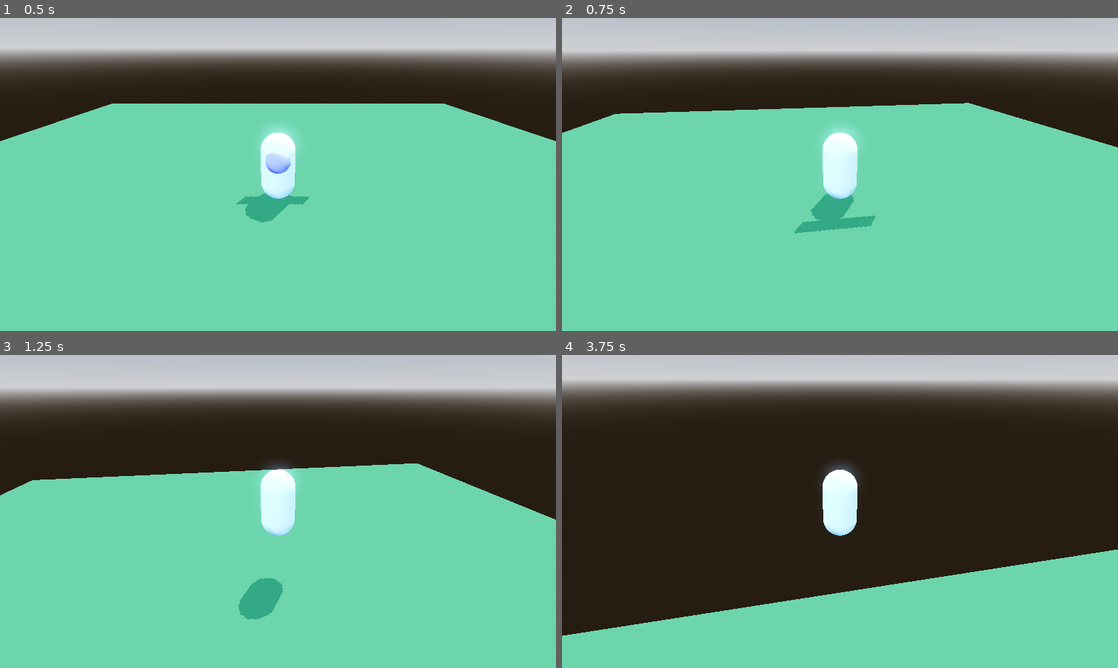
Above: before the commit, frames 1-4 (two rows, left to right).
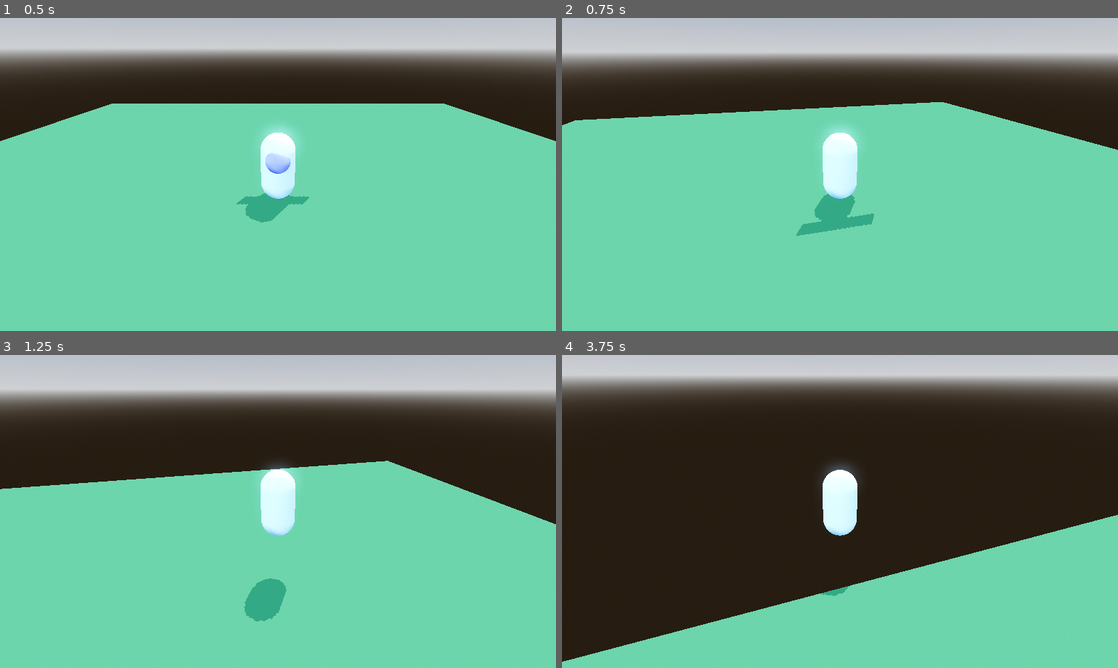
Above: after the commit, the same moments.

Repository: kyle-hessel/godot-narrative-prototype
Game: Godot game, scene res://scenes/main.tscn
Same seed, same stepped clock (60 frames per second), same inputs: the game is played once before the commit and once after it.
Inputs (mouse positions are in pixels of both pictures, inside the frame that each line leads up to):
- Up to frame 1 (0.5 s): no input
- Up to frame 2 (0.75 s): tap Enter at 0.5 s; move the mouse to (867, 174) at 0.52 s; hold W (forward) from 0.53 s (still down); hold 1 (combat_action1) from 0.53 s (still down)
- Up to frame 3 (1.25 s): keep holding W (forward); keep holding 1 (combat_action1); tap Space (jump) at 0.77 s
- Up to frame 4 (3.75 s): keep holding W (forward); move the mouse to (812, 511) at 1.27 s; release 1 (combat_action1) at 1.28 s; tap 2 (combat_action2) at 1.35 s; tap Space (jump) at 1.52, 3.02 s; move the mouse to (851, 505) at 2.02 s; hold 3 (combat_action3) 2.03-2.78 s; move the mouse to (834, 517) at 2.77 s; tap 4 (combat_action4) at 2.85 s; move the mouse to (878, 514) at 3.52 s; tap R (day_increment_test) at 3.6 s

Frame 1 is identical in both runs. In frame 2, 1.1% of the frame differs, in the area x 0-100%, y 26-70%; in frame 3, 1.5%; in frame 4, 9.2%, in the area x 0-100%, y 7-98%.

Commit message:
Adjusted the DaysGrid to center align and distribute better inside of the CalendarContainer. I also switched the default resolution to 1920x1080, as this will be the most common target (at least on PC) and so the UI elements should scale with the Project Settings stretch scale setting (currently at 1.0) relative to this resolution going forward.

Diff:
--- a/assets/UI/calendar_theme.tres
+++ b/assets/UI/calendar_theme.tres
@@ -2,4 +2,5 @@
 
 [resource]
 HeaderLarge/font_sizes/font_size = 48
-HeaderMedium/font_sizes/font_size = 36
+HeaderMedium/font_sizes/font_size = 64
+HeaderSmall/font_sizes/font_size = 20
--- a/project.godot
+++ b/project.godot
@@ -22,9 +22,15 @@
 
 [display]
 
+window/size/viewport_width=1920
+window/size/viewport_height=1080
 window/size/resizable=false
 window/stretch/mode="canvas_items"
 window/stretch/aspect="keep_height"
+
+[editor_plugins]
+
+enabled=PackedStringArray("res://addons/clean_top_bar/plugin.cfg", "res://addons/horizontal_file_system/plugin.cfg")
 
 [input]
 
--- a/scenes/UI/calendar_ui.tscn
+++ b/scenes/UI/calendar_ui.tscn
@@ -13,10 +13,10 @@
 grow_horizontal = 2
 grow_vertical = 2
 theme = ExtResource("1_r46mo")
-theme_override_constants/margin_left = 80
-theme_override_constants/margin_top = 40
-theme_override_constants/margin_right = 80
-theme_override_constants/margin_bottom = 40
+theme_override_constants/margin_left = 160
+theme_override_constants/margin_top = 30
+theme_override_constants/margin_right = 160
+theme_override_constants/margin_bottom = 30
 
 [node name="CalendarContainer" type="PanelContainer" parent="CalendarOutsideMargin"]
 layout_mode = 2
@@ -33,10 +33,11 @@
 
 [node name="CalendarTitle" type="Label" parent="CalendarOutsideMargin/CalendarContainer/CalendarInsideMargin/CalendarVBox"]
 layout_mode = 2
+theme_type_variation = &"HeaderSmall"
 text = "Altitude University Academic Calendar"
 
 [node name="MonthTitleBufferTop" type="Control" parent="CalendarOutsideMargin/CalendarContainer/CalendarInsideMargin/CalendarVBox"]
-custom_minimum_size = Vector2(0, 8)
+custom_minimum_size = Vector2(0, 10)
 layout_mode = 2
 
 [node name="TitleHBox" type="HBoxContainer" parent="CalendarOutsideMargin/CalendarContainer/CalendarInsideMargin/CalendarVBox"]
@@ -58,7 +59,7 @@
 [node name="YearTitle" type="Label" parent="CalendarOutsideMargin/CalendarContainer/CalendarInsideMargin/CalendarVBox/TitleHBox"]
 layout_mode = 2
 size_flags_horizontal = 3
-size_flags_stretch_ratio = 0.6
+size_flags_stretch_ratio = 0.65
 theme_type_variation = &"HeaderMedium"
 text = "2024
 "
@@ -70,12 +71,13 @@
 size_flags_stretch_ratio = 2.0
 
 [node name="MonthTitleBufferBottom" type="Control" parent="CalendarOutsideMargin/CalendarContainer/CalendarInsideMargin/CalendarVBox"]
-custom_minimum_size = Vector2(0, 10)
+custom_minimum_size = Vector2(0, 120)
 layout_mode = 2
 
 [node name="DaysGrid" type="GridContainer" parent="CalendarOutsideMargin/CalendarContainer/CalendarInsideMargin/CalendarVBox"]
 unique_name_in_owner = true
 layout_mode = 2
-theme_override_constants/h_separation = 110
-theme_override_constants/v_separation = 90
+size_flags_horizontal = 4
+theme_override_constants/h_separation = 190
+theme_override_constants/v_separation = 150
 columns = 7
--- a/scenes/UI/date_ui.tscn
+++ b/scenes/UI/date_ui.tscn
@@ -7,8 +7,17 @@
 anchors_preset = 0
 
 [node name="TextureRect" type="TextureRect" parent="."]
-layout_mode = 0
-offset_right = 73.0
-offset_bottom = 73.0
+layout_mode = 1
+anchors_preset = 8
+anchor_left = 0.5
+anchor_top = 0.5
+anchor_right = 0.5
+anchor_bottom = 0.5
+offset_left = -63.5
+offset_top = -63.5
+offset_right = 63.5
+offset_bottom = 63.5
+grow_horizontal = 2
+grow_vertical = 2
 texture = ExtResource("1_nmpn3")
 expand_mode = 1
Not shown, added: export_presets.cfg
